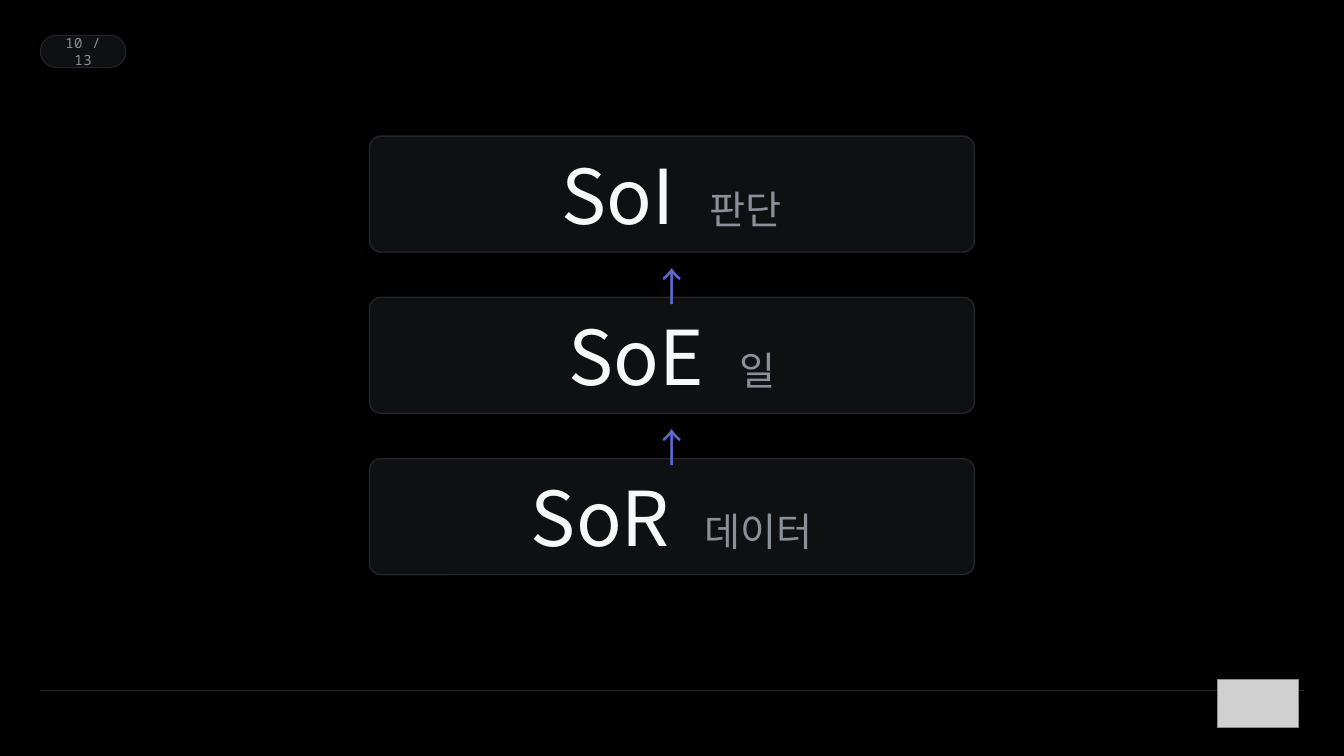
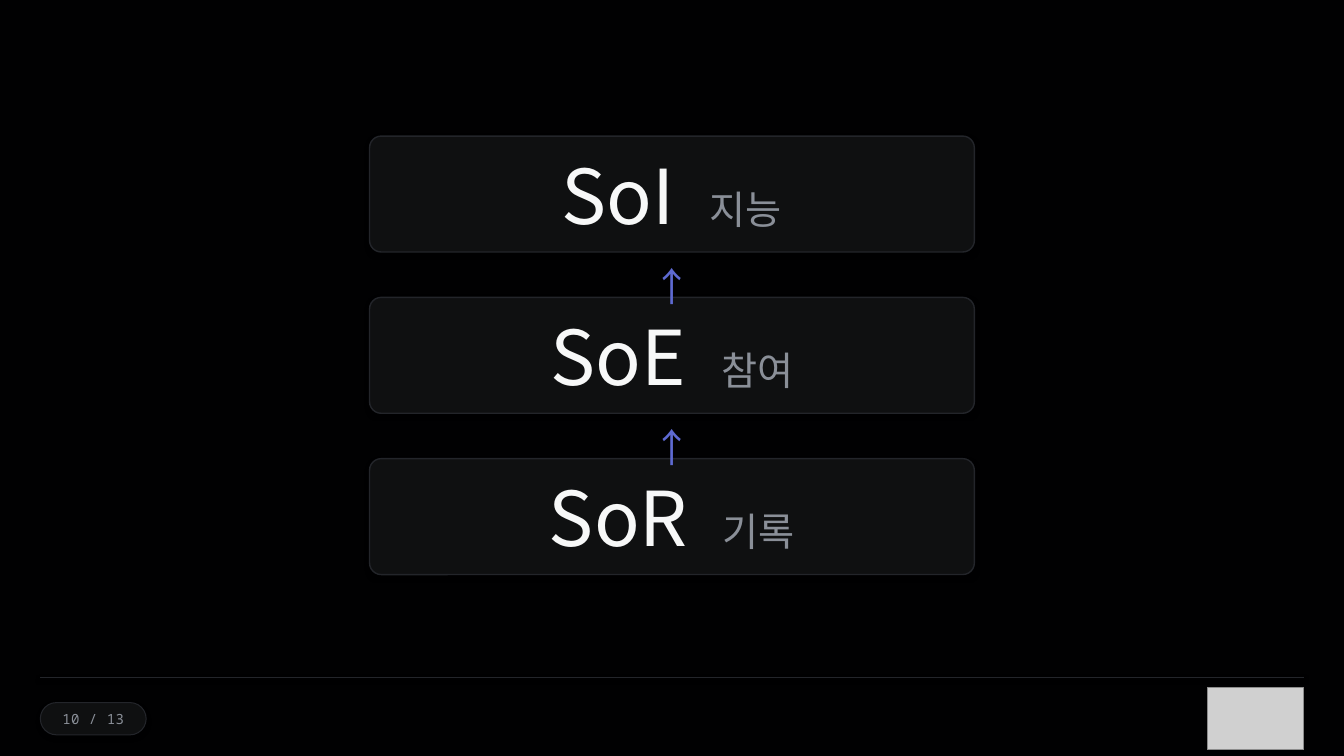
Before and after one commit to ssodcompany/edu-agent, a slide deck: slide 10 of lectures/03_sor_framework/BNI_SoR_v10.pptx. Drawn at 1344x756 pixels with LibreOffice and Linux fonts; fonts in the diff are those of the drawing; grey boxes stand for pictures. Boxes give left, top, right and bottom in pixels: in the first picture for what was removed or moved away, otherwise in the second. Text is boxed around its words. In the diff, an @@ line names an element or a change of style, - is before the commit and + after.

```diff
--- a/lectures/03_sor_framework/BNI_SoR_v10.pptx
+++ b/lectures/03_sor_framework/BNI_SoR_v10.pptx
@@ text in rounded rectangle at (x1=562, y1=167, x2=782, y2=227): text changed @@
-SoI 판단
+SoI 지능
@@ text in rounded rectangle at (x1=551, y1=328, x2=793, y2=388): text changed @@
-SoE 일
+SoE 참여
@@ text in rounded rectangle at (x1=549, y1=489, x2=795, y2=549): text changed @@
-SoR 데이터
+SoR 기록
@@ line moved from (40, 691) - (1304, 691) to (40, 678) - (1304, 678) @@
@@ picture resized from (x1=1217, y1=680, x2=1299, y2=728) to (x1=1208, y1=688, x2=1304, y2=750) @@
@@ rounded rectangle "10 / 13" resized from (x1=40, y1=35, x2=126, y2=68) to (x1=40, y1=703, x2=146, y2=735) @@
```
Also in this commit, not shown: 10 other slides changed, 2 slides added, 2 slides removed, 3 other files.
